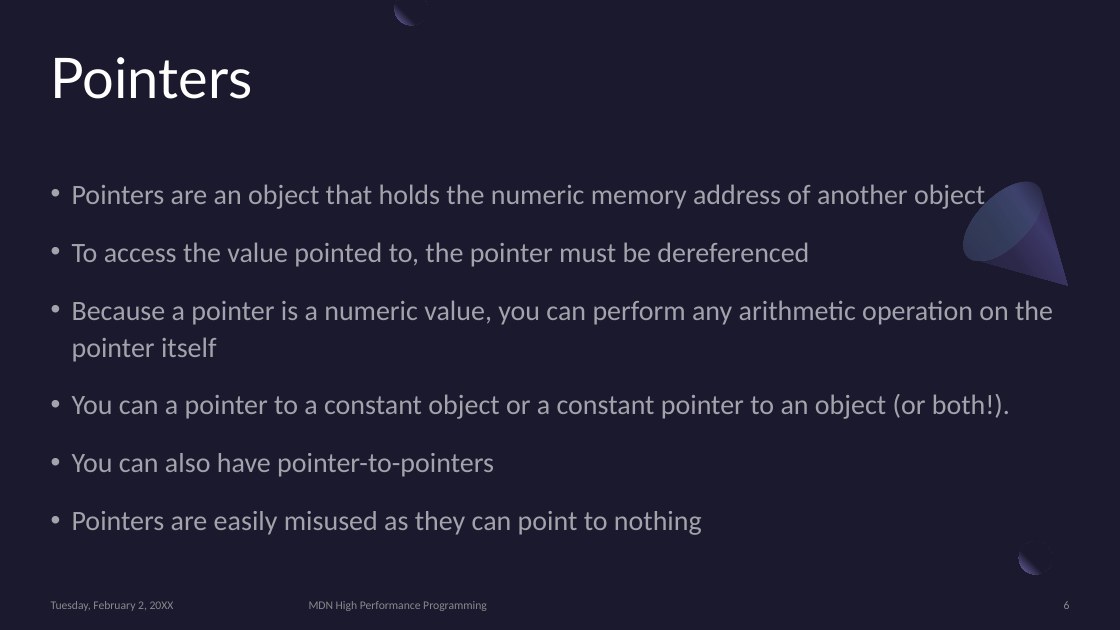
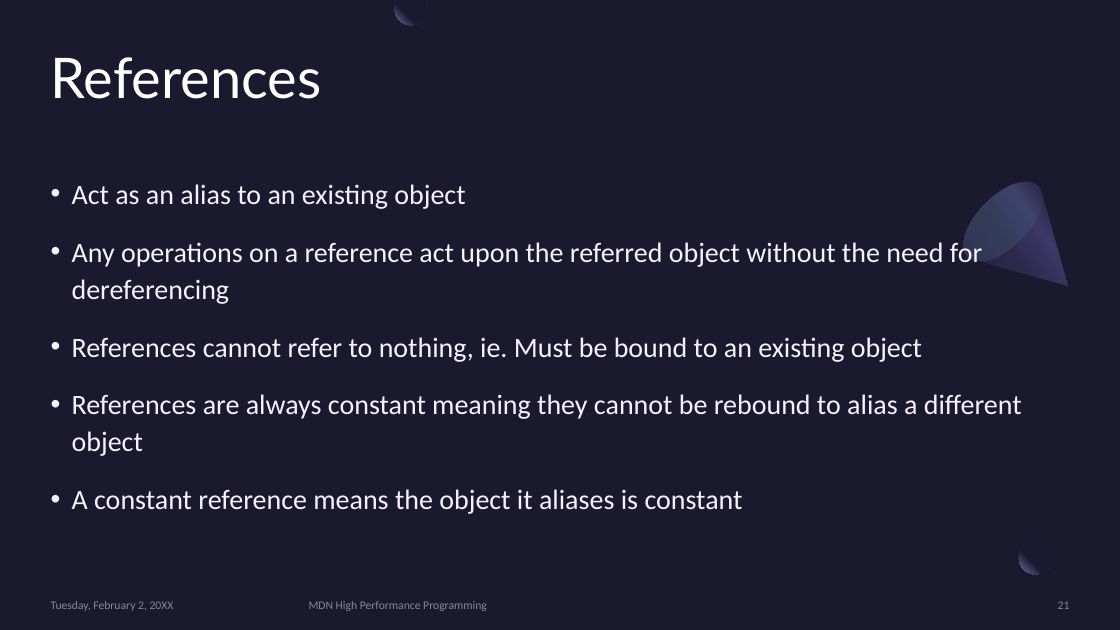
Before and after one commit to MonashDeepNeuron/HPP, a slide deck: slide 21 of content/part3/slides/hpp_part3.pptx (slide 6 before the commit). Drawn at 1120x630 pixels with LibreOffice and Linux fonts; fonts in the diff are those of the drawing. Boxes give left, top, right and bottom in pixels: in the first picture for what was removed or moved away, otherwise in the second. Text is boxed around its words. In the diff, an @@ line names an element or a change of style, - is before the commit and + after.

```diff
--- a/content/part3/slides/hpp_part3.pptx
+++ b/content/part3/slides/hpp_part3.pptx
@@ title at bbox=[51, 57, 322, 99]: text changed @@
-Pointers
+References
@@ text at bbox=[72, 184, 1022, 514]: text changed; text colour #FFFFFF at 60% opacity to #F7F1FF @@
-• Pointers are an object that holds the numeric memory address of another object
-• To access the value pointed to, the pointer must be dereferenced
-• Because a pointer is a numeric value, you can perform any arithmetic operation on the pointer itself
-• You can a pointer to a constant object or a constant pointer to an object (or both!).
-• You can also have pointer-to-pointers
-• Pointers are easily misused as they can point to nothing
+• Act as an alias to an existing object
+• Any operations on a reference act upon the referred object without the need for dereferencing
+• References cannot refer to nothing, ie. Must be bound to an existing object
+• References are always constant meaning they cannot be rebound to alias a different object
+• A constant reference means the object it aliases is constant
@@ page number at bbox=[1058, 601, 1070, 609]: text changed @@
-6
+21
```
Also in this commit, not shown: 1 other slide changed, 24 slides added, 4 other files.
